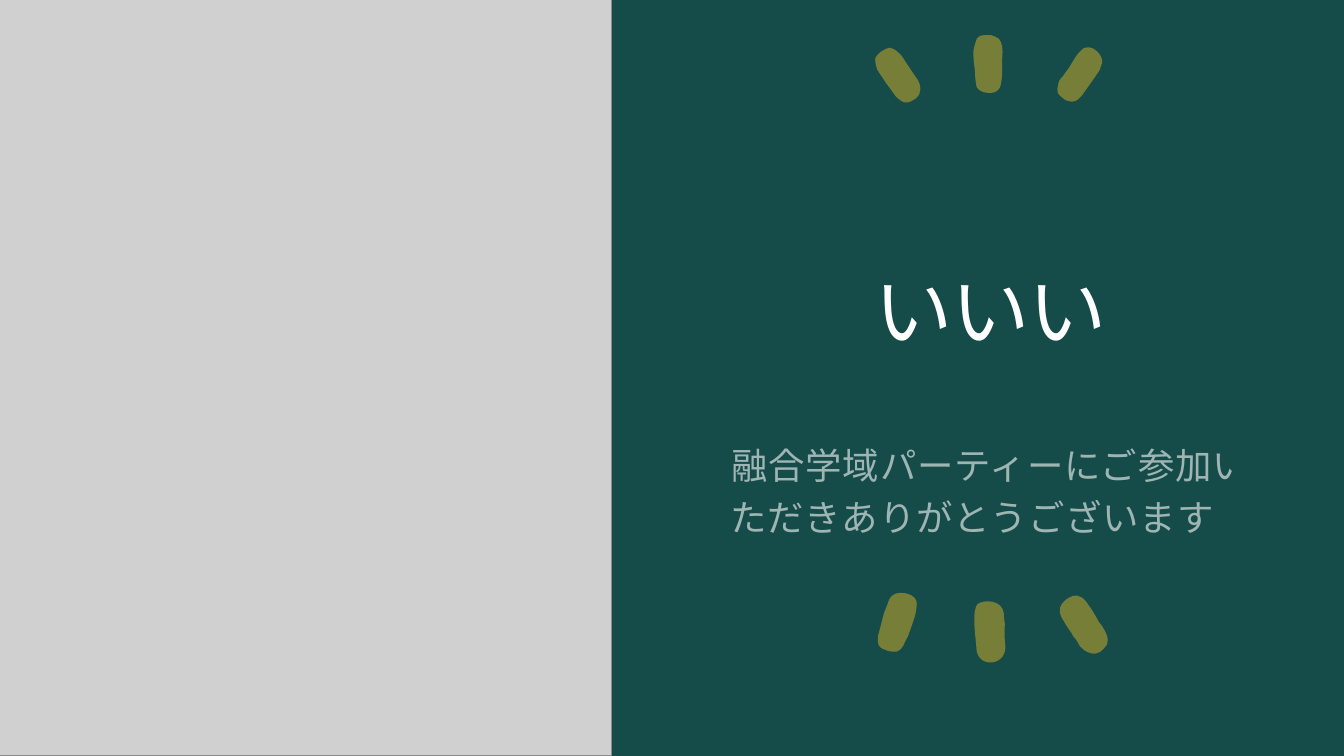
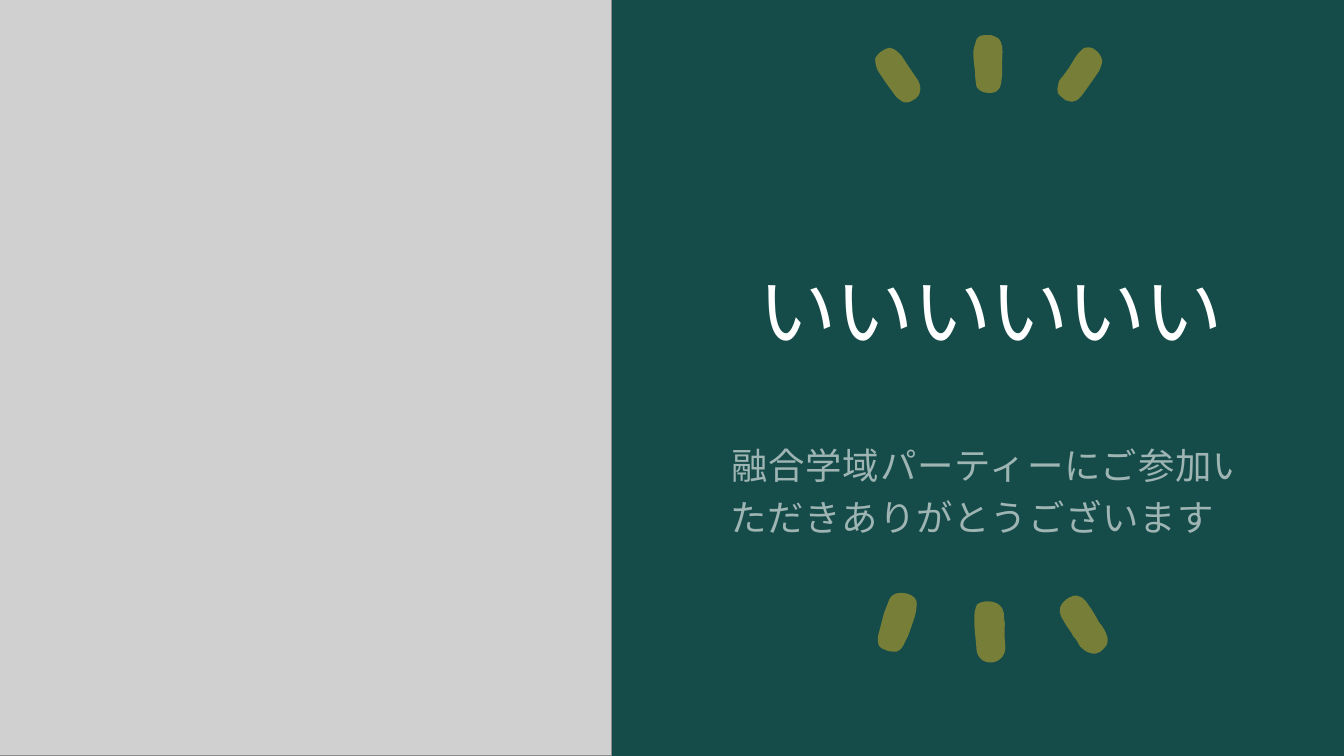
Before and after one commit to ogawa3427/utils, a slide deck: slide 1 of 2024answer/answer.pptx. Drawn at 1344x756 pixels with LibreOffice and Linux fonts; fonts in the diff are those of the drawing; grey boxes stand for pictures. Boxes give left, top, right and bottom in pixels: in the first picture for what was removed or moved away, otherwise in the second. Text is boxed around its words. In the diff, an @@ line names an element or a change of style, - is before the commit and + after.

Commit message:
いいい (#53)

```diff
--- a/2024answer/answer.pptx
+++ b/2024answer/answer.pptx
@@ title at bbox=[759, 285, 1223, 341]: text changed @@
-いいい
+いいいいいい
```
